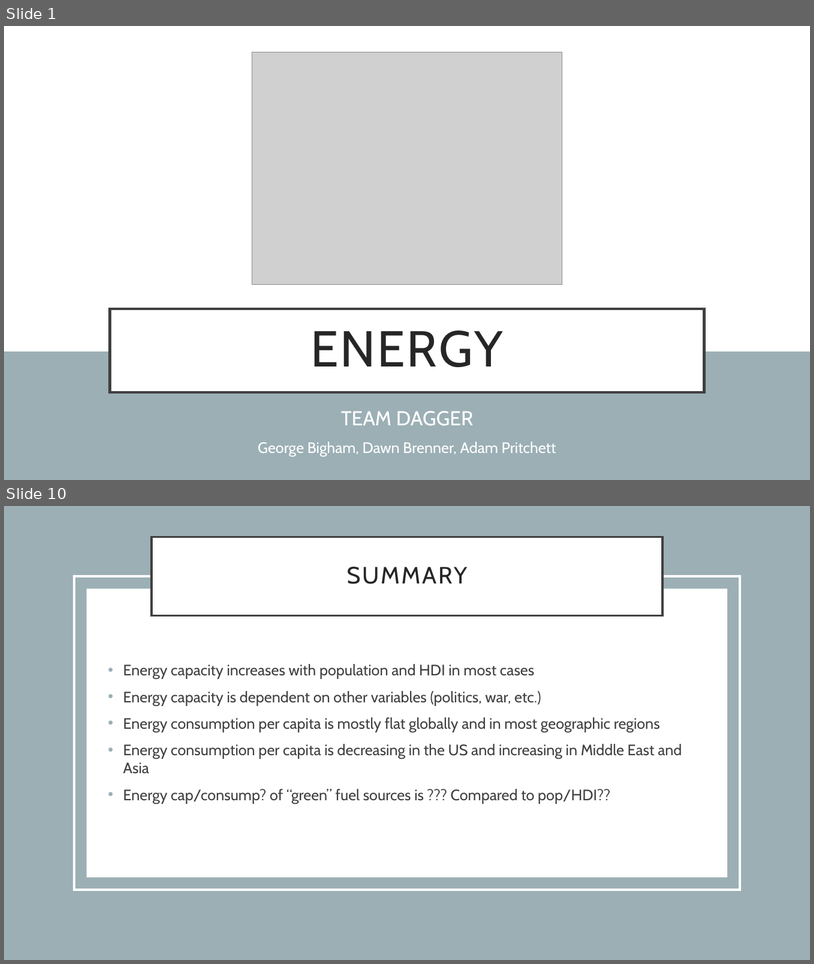
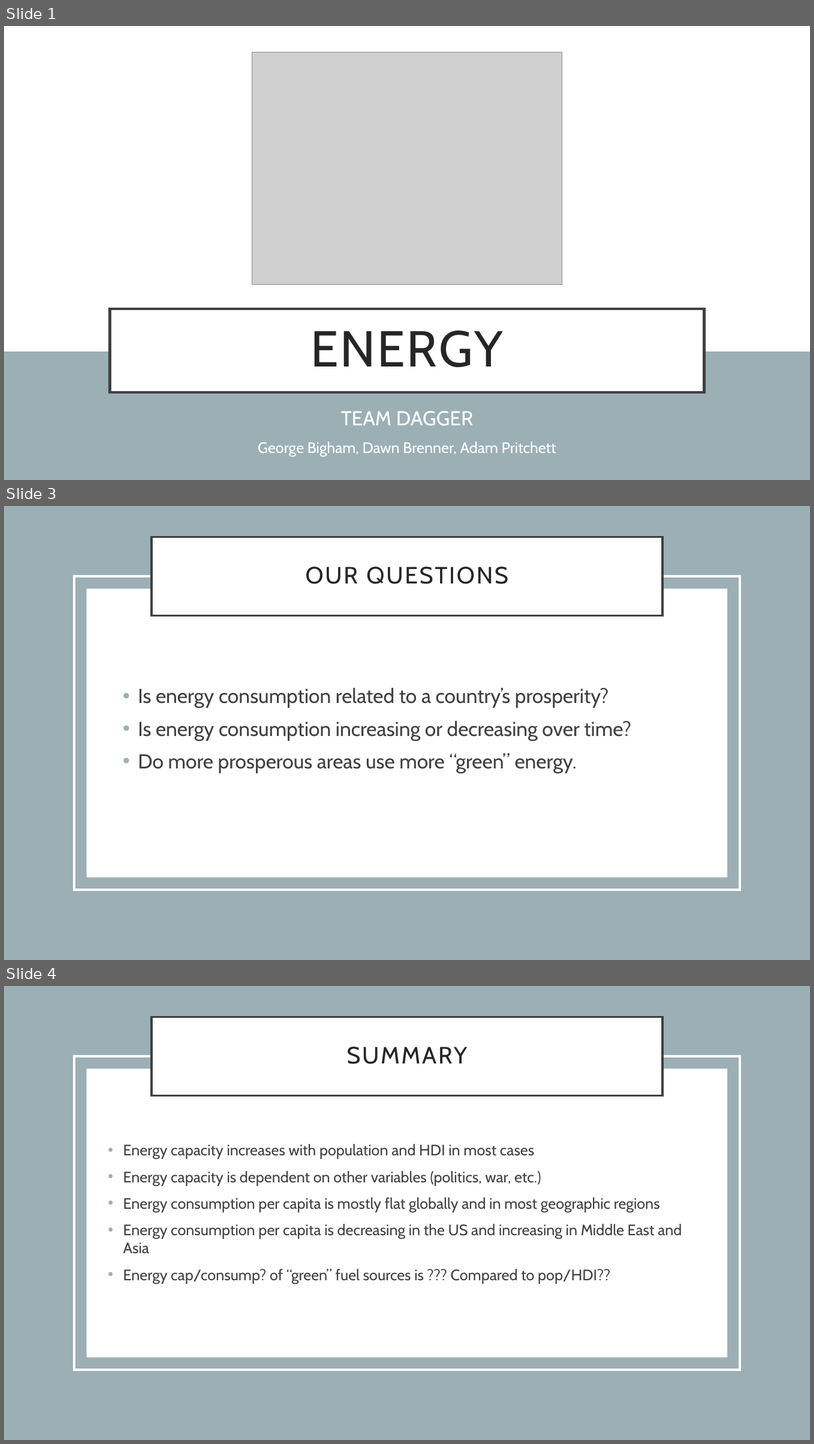
Before and after one commit to gabigham/dagger, a slide deck: Project 1.pptx. Shown one above the other, each under a label of ours: slides 1 and 10 before the commit, slides 1, 3 and 4 after it; the slides between them are not shown. The pictures are 814x964 and 814x1444 pixels, drawn with LibreOffice and Linux fonts; fonts in the diff are those of the drawing; grey boxes stand for pictures. Boxes give left, top, right and bottom in pixels: in the first picture for what was removed or moved away, otherwise in the second. Text is boxed around its words. In the diff, an @@ line names an element or a change of style, - is before the commit and + after.

```diff
--- a/Project 1.pptx
+++ b/Project 1.pptx
@@ slide 3 added at [4, 506, 810, 960], background #FFFFFF @@
@@ rectangle added at [4, 506, 810, 960], fill #9BAFB5 @@
@@ title added at [152, 537, 663, 615], fill #FFFFFF, outline #404040 2.5 pt, 28 pt, text #262626 @@
+OUR QUESTIONS
@@ rectangle added at [74, 576, 740, 889], outline #FFFFFF 2.5 pt @@
@@ rectangle added at [87, 588, 728, 877], fill #FFFFFF @@
@@ text added at [138, 688, 632, 773], 24 pt, text #404040 @@
+• Is energy consumption related to a country’s prosperity?
+• Is energy consumption increasing or decreasing over time?
+• Do more prosperous areas use more “green” energy.
@@ what was slide 10 is now slide 4 @@
```
Also in this commit, not shown: 5 slides changed, 4 other slides added, 2 slides removed, 2 other files.
